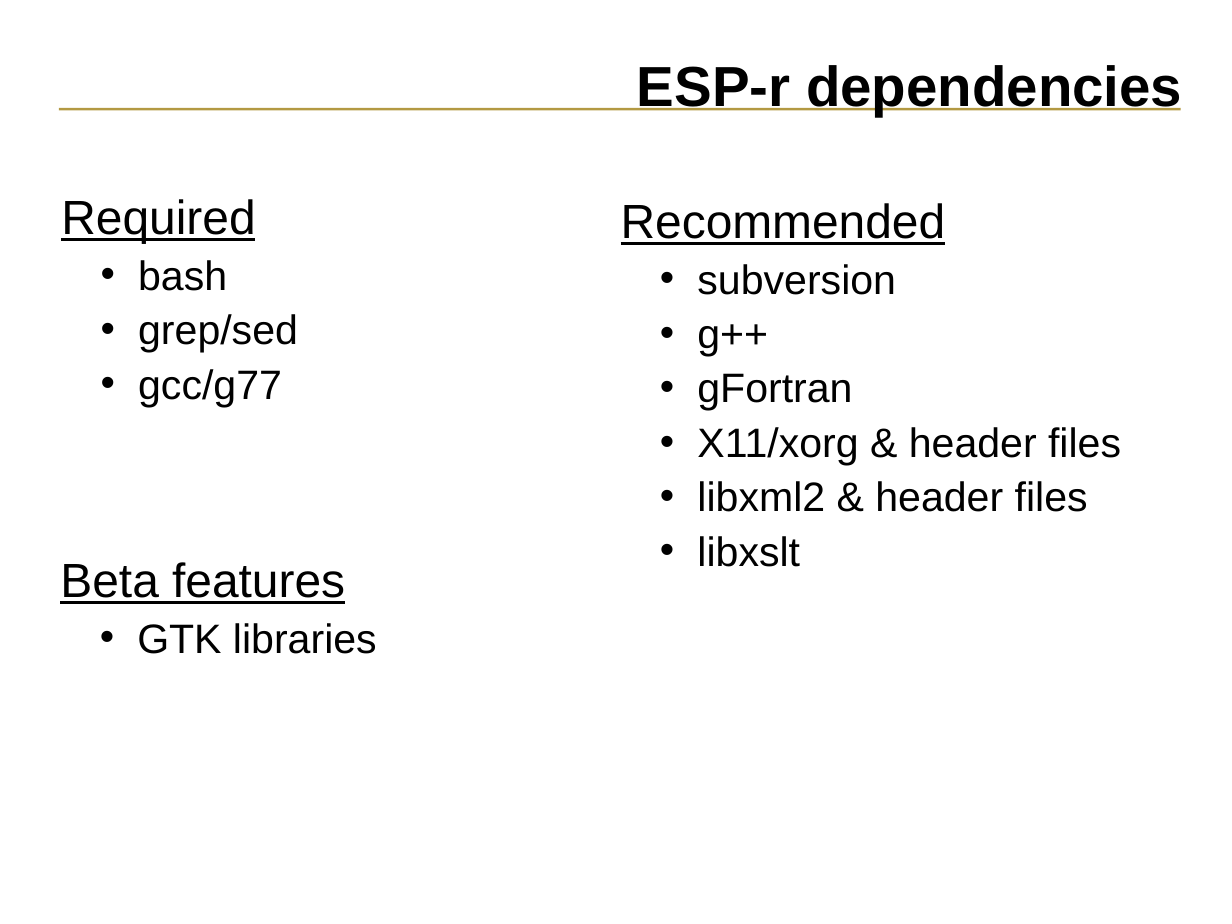
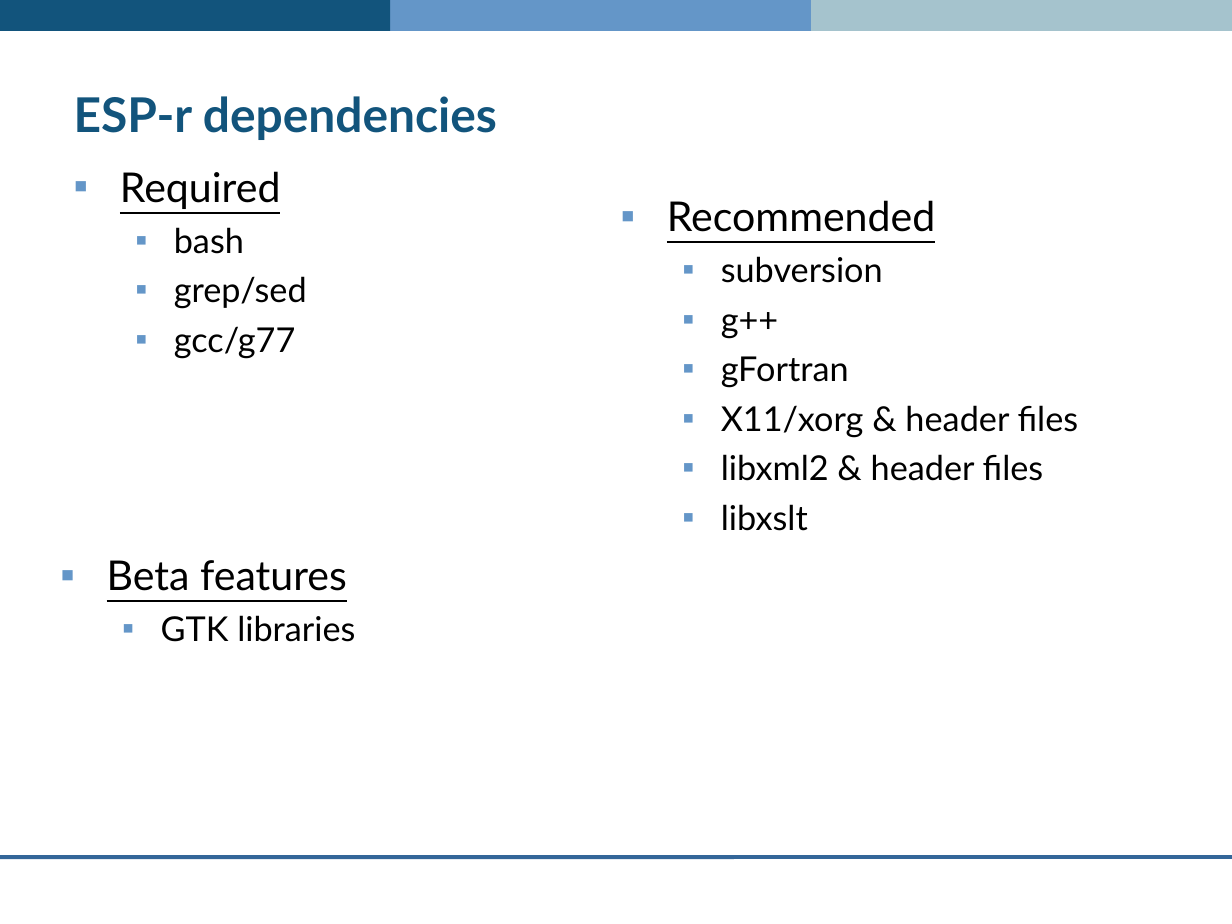
Before and after one commit to ESP-rCommunity/ESPrExtras, a slide deck: slide 22 of training/co-simulator_ESP-r/svn_tutorial/ESP-r_development.ppt. Drawn at 1232x924 pixels with LibreOffice and Linux fonts; fonts in the diff are those of the drawing; background and template pictures are left out. Boxes give left, top, right and bottom in pixels: in the first picture for what was removed or moved away, otherwise in the second. Text is boxed around its words. In the diff, an @@ line names an element or a change of style, - is before the commit and + after.

```diff
--- a/training/co-simulator_ESP-r/svn_tutorial/ESP-r_development.ppt
+++ b/training/co-simulator_ESP-r/svn_tutorial/ESP-r_development.ppt
@@ rectangle added at (x1=0, y1=0, x2=391, y2=31), fill #12547C @@
@@ rectangle added at (x1=339, y1=0, x2=841, y2=31), fill #6496C8 @@
@@ rectangle added at (x1=811, y1=0, x2=1232, y2=31), fill #A5C3CD @@
@@ title "ESP-r dependencies" moved from (x1=637, y1=65, x2=1182, y2=116) to (x1=74, y1=96, x2=497, y2=140) @@
@@ title "ESP-r dependencies" at (x1=74, y1=96, x2=497, y2=140): size 33 to 28 pt, font Arial to Lato, text colour #000000 to #12547C; alignment right to left; line spacing 0.9 to 1 @@
@@ line removed from (1180, 110) to (59, 110) @@
@@ text "Required" moved from (x1=61, y1=199, x2=298, y2=407) to (x1=120, y1=171, x2=307, y2=359) @@
@@ text "Required" at (x1=120, y1=171, x2=307, y2=359): size 28 to 24 pt in "Required"; font Arial to Lato; size 24 to 20 pt in "bash", "grep/sed", "gcc/g77"; bullet none to ▪; less space between paragraphs; bullet • to ▪; more space between paragraphs; bullet colour #000000 to #6496C8 @@
@@ text "Recommended" at (x1=667, y1=200, x2=1079, y2=531): size 28 to 24 pt in "Recommended"; font Arial to Lato; size 24 to 20 pt in "subversion", "g++", "gFortran", "X11/xorg & header files" and 2 more places; bullet none to ▪; less space between paragraphs; bullet • to ▪; more space between paragraphs; bullet colour #000000 to #6496C8 @@
@@ text "Beta features" at (x1=107, y1=560, x2=355, y2=642): size 28 to 24 pt in "Beta features"; font Arial to Lato; size 24 to 20 pt in "GTK libraries"; bullet none to ▪; less space between paragraphs; bullet • to ▪; more space between paragraphs; bullet colour #000000 to #6496C8 @@
@@ line added from (1232, 857) to (0, 857), #336699 2.24 pt @@
```
Also in this commit, not shown: 22 other slides changed, 1 other file.
